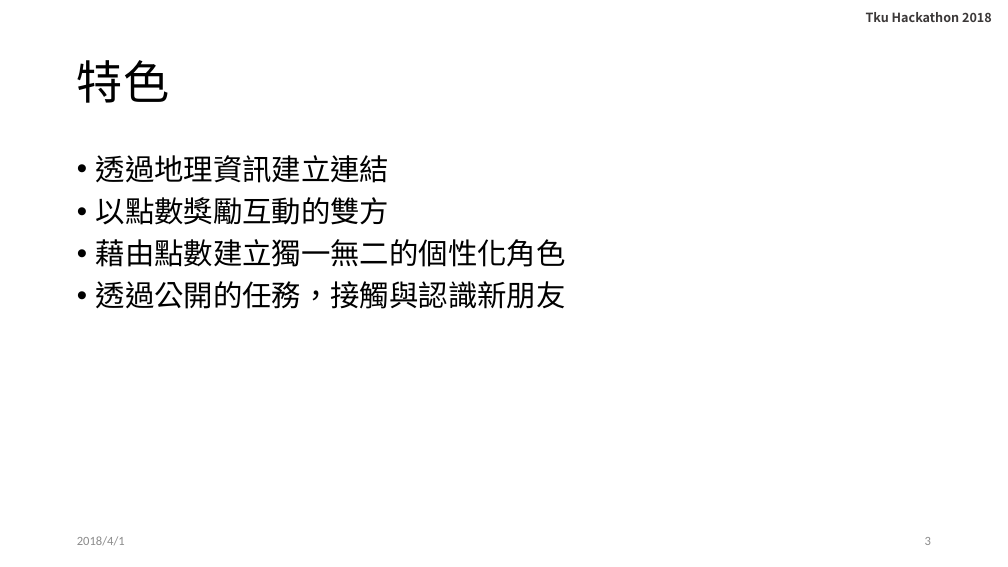
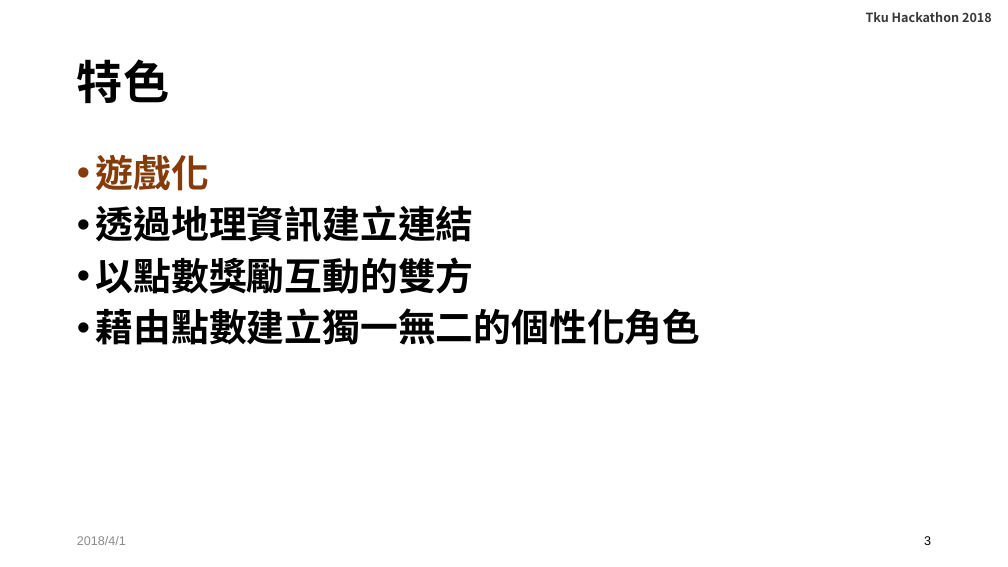
Before and after one commit to YiJingLin/TkuHackathon2018, a slide deck: slide 3 of doc/final.pptx. Drawn at 1008x567 pixels with LibreOffice and Linux fonts; fonts in the diff are those of the drawing; background and template pictures are left out. Boxes give left, top, right and bottom in pixels: in the first picture for what was removed or moved away, otherwise in the second. Text is boxed around its words. In the diff, an @@ line names an element or a change of style, - is before the commit and + after.

```diff
--- a/doc/final.pptx
+++ b/doc/final.pptx
@@ title "特色" at [77,59,169,103]: font Calibri to Arial, bold on @@
@@ text at [96,155,209,191]: paragraph added @@
+• 遊戲化
@@ text at [96,205,701,345]: size 28 to 36 pt, font Calibri to Arial, bold on @@
@@ text at [96,281,566,309]: paragraph removed @@
-• 透過公開的任務，接觸與認識新朋友
@@ text "2018/4/1" at [77,536,126,545]: font Calibri to Arial @@
@@ page number at [924,536,931,545]: font Calibri to Arial, text colour #8C8C8C to #000000 @@
```
Also in this commit, not shown: 4 other slides changed, 2 slides added, 3 slides removed.
